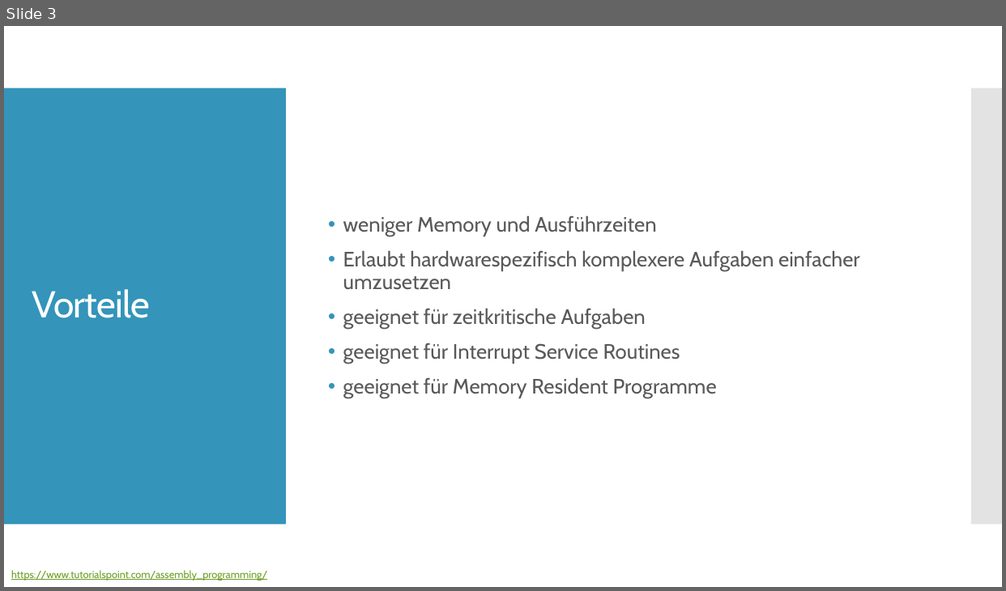
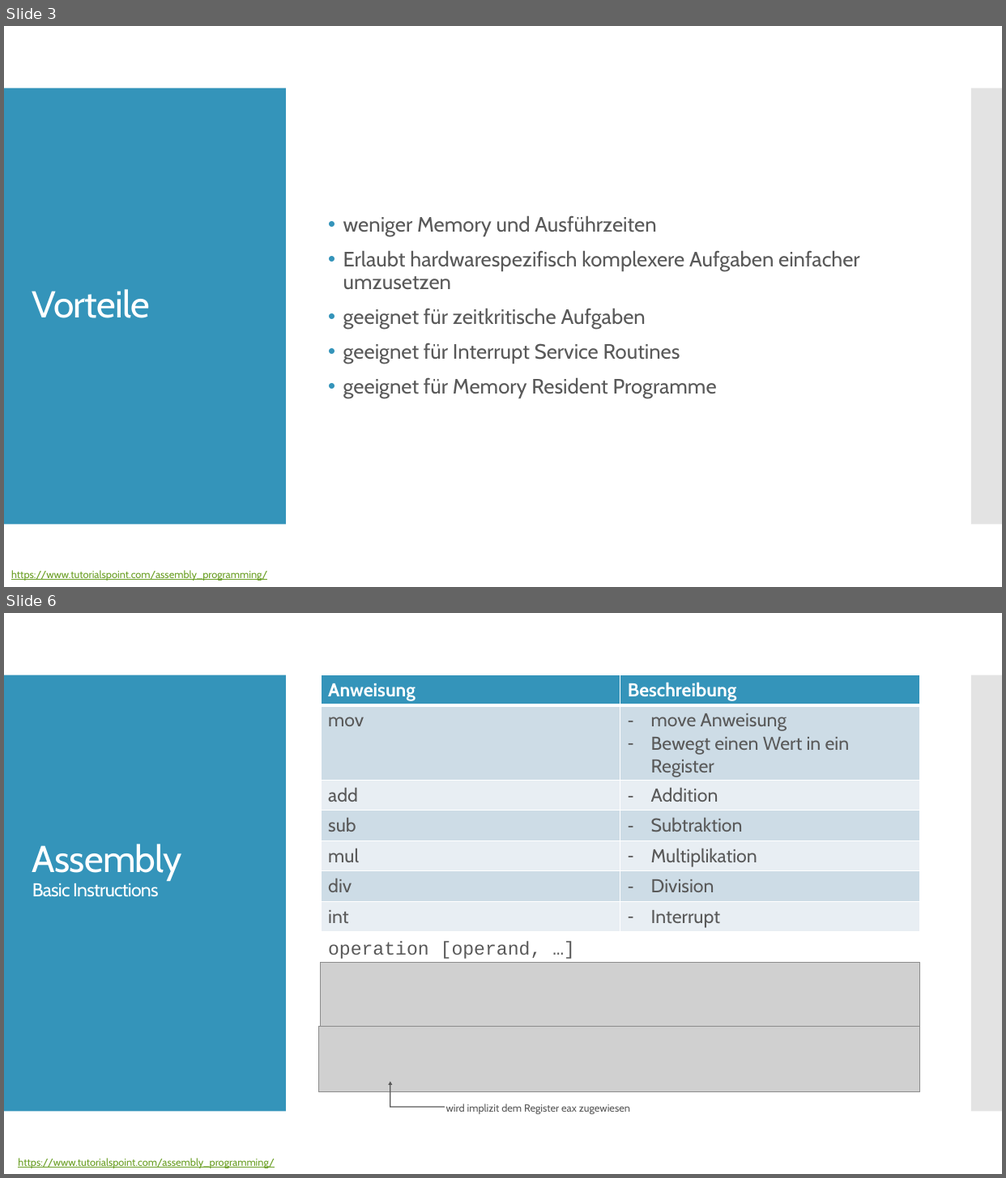
Before and after one commit to christopherchristensen/assembler, a slide deck: docs/ppt/presentation.pptx. Shown one above the other, each under a label of ours: slide 3 before the commit, slides 3 and 6 after it; the slides between them are not shown. The pictures are 1006x591 and 1006x1178 pixels, drawn with LibreOffice and Linux fonts; fonts in the diff are those of the drawing; grey boxes stand for pictures. Boxes give left, top, right and bottom in pixels: in the first picture for what was removed or moved away, otherwise in the second. Text is boxed around its words. In the diff, an @@ line names an element or a change of style, - is before the commit and + after.

```diff
--- a/docs/ppt/presentation.pptx
+++ b/docs/ppt/presentation.pptx
@@ slide 6 added at (4,613,1002,1174), background #FFFFFF; not listed: 2 template elements that a slide beside it also shows @@
@@ table added at (321,675,919,931), 7 rows, 2 columns @@
+Anweisung | Beschreibung
+mov | move Anweisung / Bewegt einen Wert in ein Register
+add | Addition
+sub | Subtraktion
+mul | Multiplikation
+div | Division
+int | Interrupt
@@ title added at (32,844,182,897), 18 pt, text #FFFFFF @@
+Assembly
+Basic Instructions
@@ text added at (328,941,542,959), 18 pt, text #595959 @@
+operation [operand, …]
@@ picture added at (321,963,919,1027) @@
@@ picture added at (318,1027,919,1093) @@
@@ bent up arrow added at (388,1082,444,1108), fill #595959 @@
@@ text added at (446,1104,630,1114), 10 pt, text #595959 @@
+wird implizit dem Register eax zugewiesen
@@ text added at (18,1158,274,1169), 10 pt, text #6B9F25, underline @@
+https://www.tutorialspoint.com/assembly_programming/
```
Also in this commit, not shown: 4 slides changed, 3 other slides added, 2 other files.
